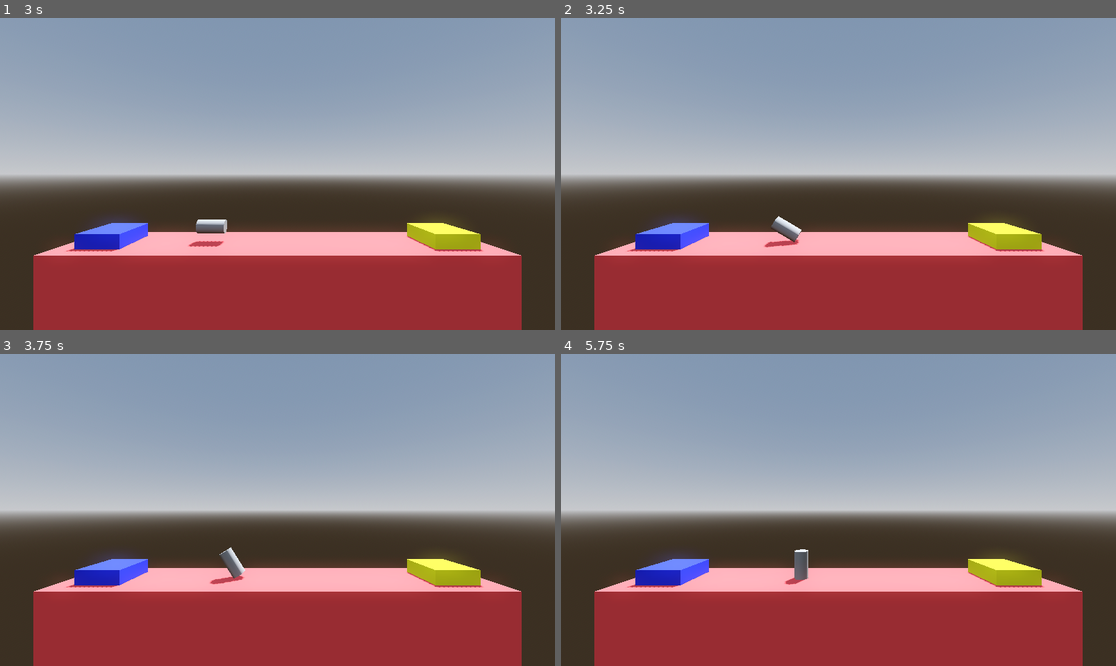
Above: before the commit, frames 1-4 (two rows, left to right).
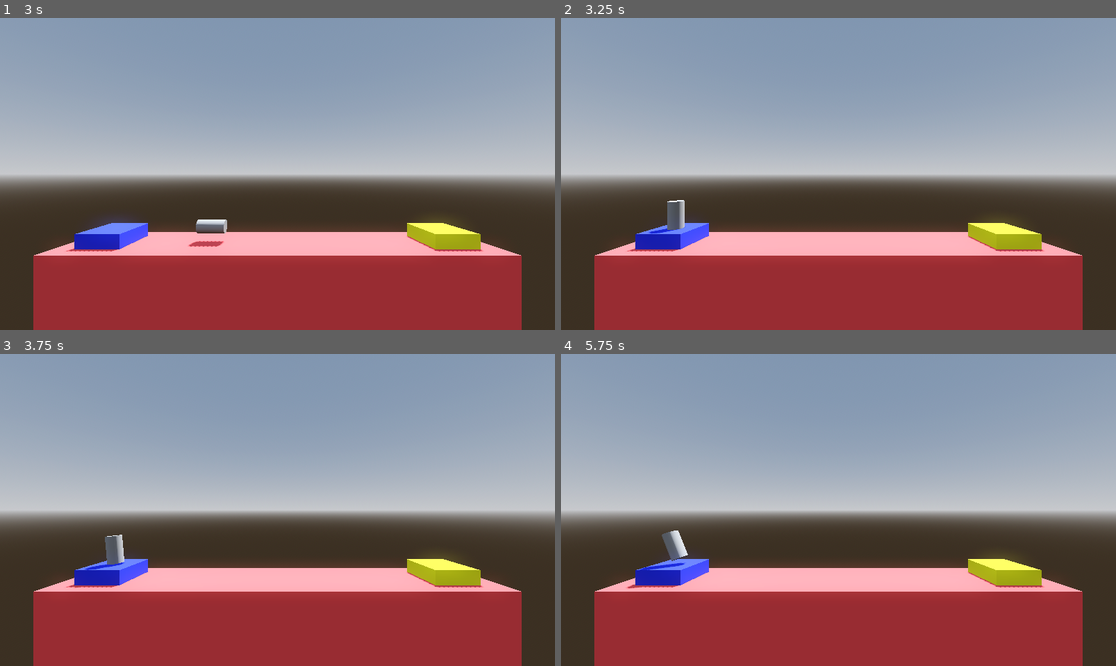
Above: after the commit, the same moments.

Repository: Durb0/GameDev_tuto_Godot_3D
Game: Godot game, scene res://Level/level.tscn
The game is run twice, just before and just after one commit, with the same random seed, the same clock (stepped at 60 frames per second) and the same inputs.
Inputs:
- Up to frame 1 (3 s): tap Enter at 0.5 s; hold Right (torque_right) 0.53-1.28 s; hold Space (boost) 0.53-1.28 s; hold Left (torque_left) 1.28-2.03 s; tap Space (boost) at 1.35, 2.85 s; hold Space (boost) 2.03-2.78 s; hold Right (torque_right) from 2.03 s (still down)
- Up to frame 2 (3.25 s): keep holding Right (torque_right)
- Up to frame 3 (3.75 s): release Right (torque_right) at 3.53 s; hold Left (torque_left) from 3.53 s (still down); hold Space (boost) from 3.53 s (still down)
- Up to frame 4 (5.75 s): keep holding Left (torque_left); release Space (boost) at 4.28 s; tap Space (boost) at 4.35 s; hold Space (boost) from 5.03 s (still down)

Frame 1 is identical in both runs. In frame 2, 0.6% of the frame differs, in the area x 15-44%, y 58-74%; in frame 3, 0.7%, in the area x 13-45%, y 57-76%; in frame 4, 0.7%.

Commit message:
2.11 Crashing and Respawning

Diff:
--- a/project-boost/scripts/player.gd
+++ b/project-boost/scripts/player.gd
@@ -1,8 +1,5 @@
 extends RigidBody3D
 class_name Player
-
-signal landed
-signal crashed
 
 @export_range(700, 2000) var thurst: int = 1000
 @export_range(5, 1000) var torque_thrust: int = 200
@@ -22,8 +19,12 @@
 
 func _on_body_entered(body: Node) -> void:
 	if body.is_in_group("Goal"):
-		print("gg")
-		landed.emit()
+		land_sequence()
 	elif body.is_in_group("Hazard"):
-		print("boom")
-		crashed.emit()
+		crash_sequence()
+
+func crash_sequence() -> void:
+	get_tree().reload_current_scene()
+
+func land_sequence() -> void:
+	get_tree().quit()
